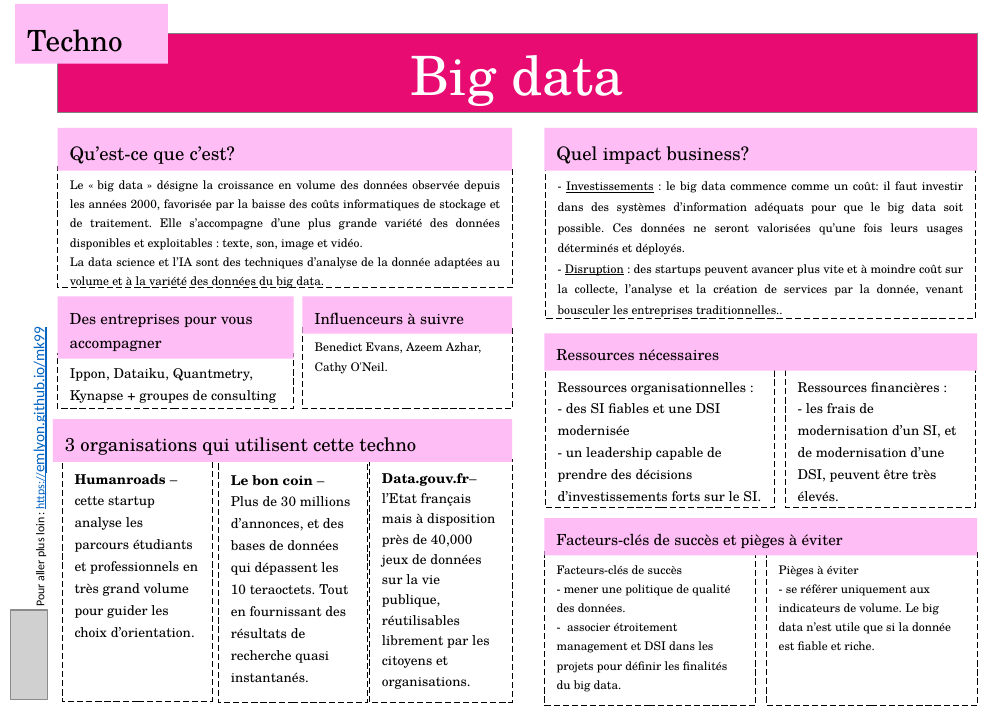
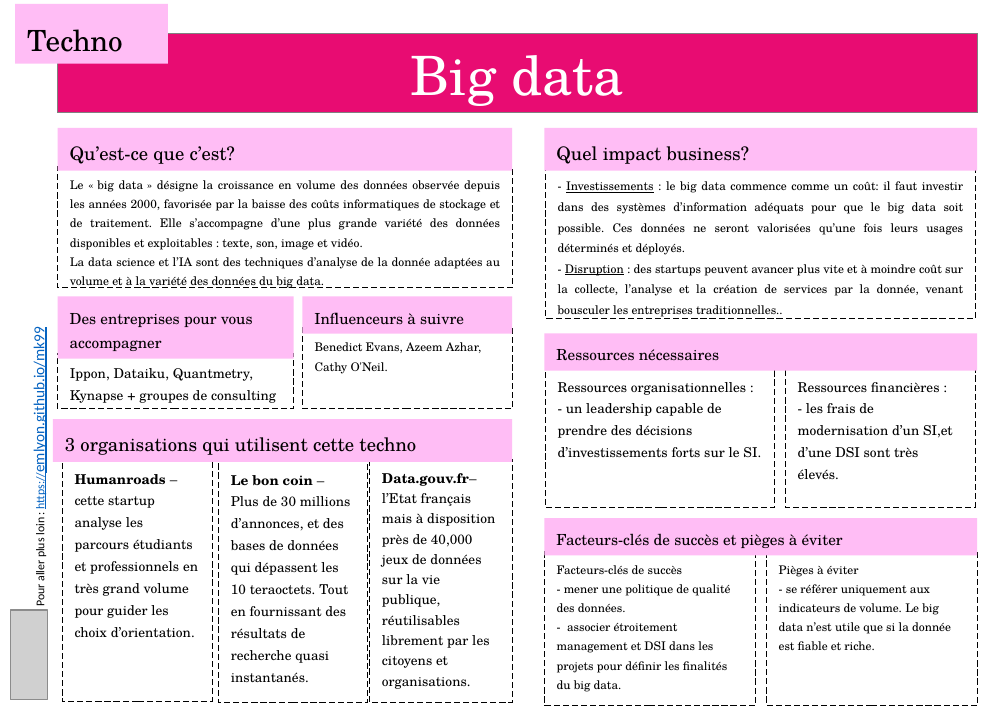
Before and after one commit to emlyon/chaire-implid, a slide deck: slide 3 of docs/content/cards.pptx. Drawn at 1008x718 pixels with LibreOffice and Linux fonts; fonts in the diff are those of the drawing; grey boxes stand for pictures. Boxes give left, top, right and bottom in pixels: in the first picture for what was removed or moved away, otherwise in the second. Text is boxed around its words. In the diff, an @@ line names an element or a change of style, - is before the commit and + after.

```diff
--- a/docs/content/cards.pptx
+++ b/docs/content/cards.pptx
@@ text in rectangle at bbox=[558, 382, 761, 458]: text changed @@
-Ressources organisationnelles :
-- des SI fiables et une DSI modernisée
-- un leadership capable de prendre des décisions d’investissements forts sur le SI.
+Ressources organisationnelles :
+- un leadership capable de prendre des décisions d’investissements forts sur le SI.
@@ text in rectangle at bbox=[798, 382, 953, 479]: text changed @@
-Ressources financières :
-- les frais de modernisation d’un SI, et de modernisation d’une DSI, peuvent être très élevés.
+Ressources financières :
+- les frais de modernisation d’un SI,et d’une DSI sont très élevés.
```
Also in this commit, not shown: 6 other slides changed, 28 other files.
